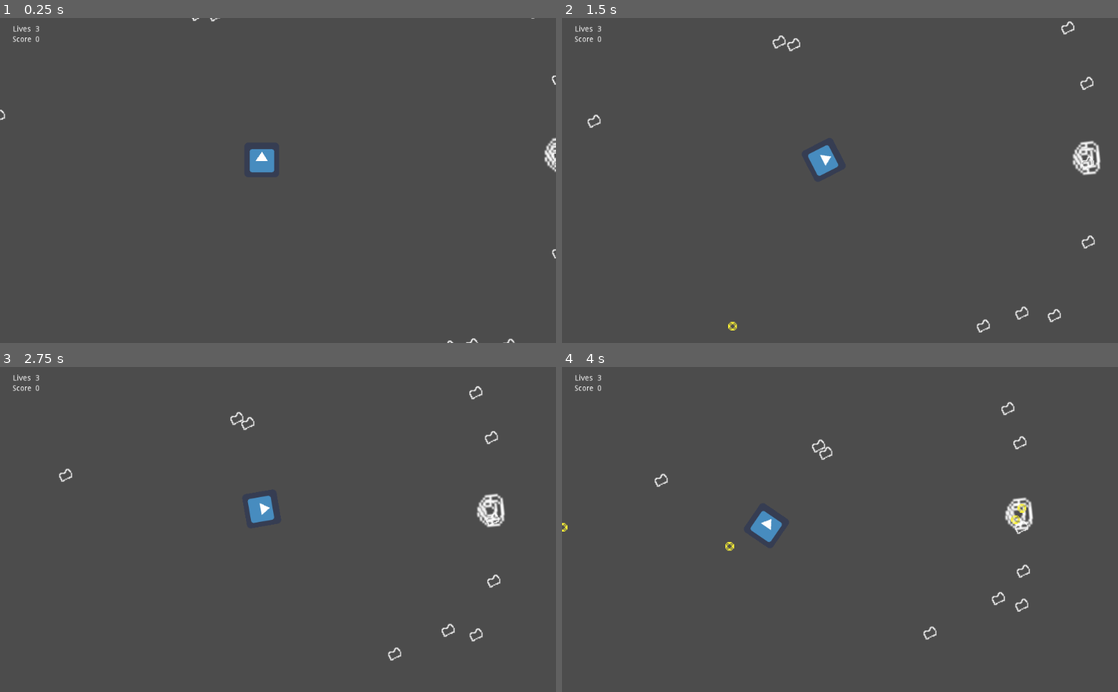
Above: before the commit, frames 1-4 (two rows, left to right).
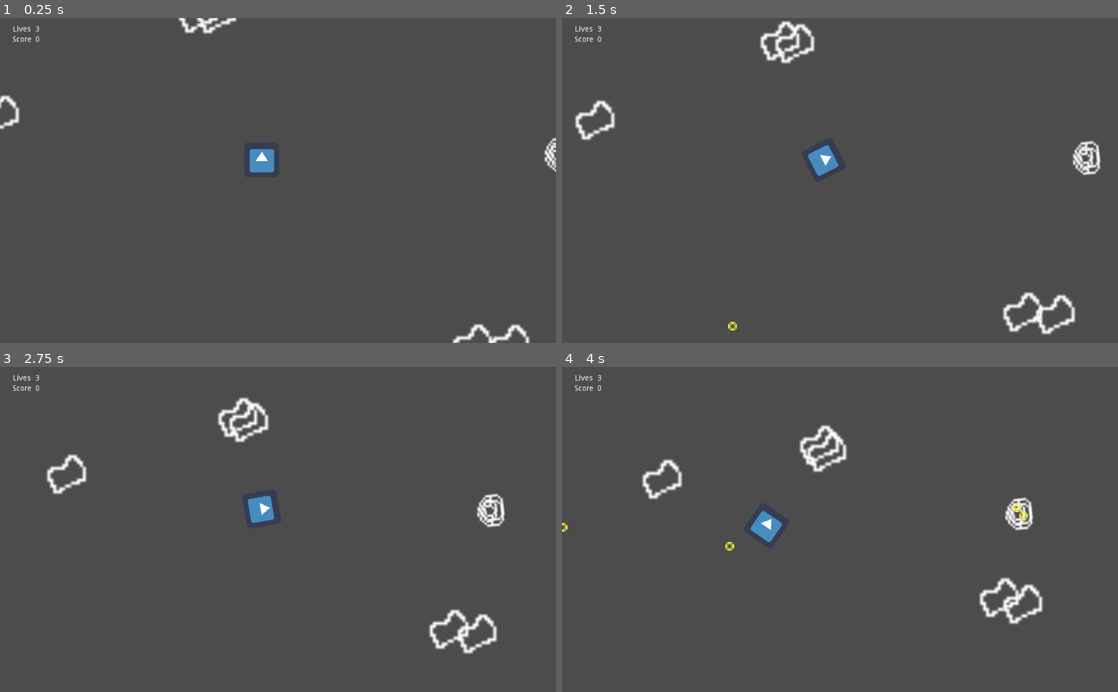
Above: after the commit, the same moments.

Repository: marianafcosta/asteroids
Game: Godot game, scene res://Root.tscn
Same seed, same stepped clock (60 frames per second), same inputs: the game is played once before the commit and once after it. The engine's default icon, where the game draws it, is replaced by a stand-in: a white triangle on a blue panel in a dark square.
Inputs:
- Up to frame 1 (0.25 s): no input
- Up to frame 2 (1.5 s): tap Enter (ui_accept) at 0.5, 0.77 s; hold Right (ui_right) 0.53-1.28 s; hold Left (ui_left) from 1.28 s (still down)
- Up to frame 3 (2.75 s): tap Enter (ui_accept) at 1.52 s; release Left (ui_left) at 2.03 s; hold Right (ui_right) from 2.03 s (still down)
- Up to frame 4 (4 s): release Right (ui_right) at 2.78 s; hold Up (ui_up) 2.78-3.53 s; tap Enter (ui_accept) at 3.02, 3.77 s; hold Left (ui_left) from 3.53 s (still down)

The runs differ from the first frame. In frame 1, 0.9% of the frame differs, in the area x 0-100%, y 0-100%; in frame 2, 2.1%; in frame 3, 2.1%; in frame 4, 2.2%, in the area x 14-87%, y 10-84%.

Commit message:
Split asteroids on hit

Diff:
--- a/Asteroid.gd
+++ b/Asteroid.gd
@@ -1,15 +1,21 @@
 extends Area2D
 
-# TODO: Signal root to add to the score
 signal on_destroyed
+
+var asteroid_scene = load("res://Asteroid.tscn")
 
 var speed = 50
 var direction
 var first_time_out_of_bounds = true
+var variation = 3 # NOTE: Size of the asteroid, when it gets to 0, it doesn't duplicate when destroyed
 
 var screen_size
 
 var rng = RandomNumberGenerator.new()
+
+func init(_variation):
+	variation = _variation
+	set_scale(Vector2(variation, variation))
 
 func get_initial_direction():
 	var center_of_screen = Vector2(rng.randf_range((screen_size.x / 2) - 200, (screen_size.x / 2) + 200), rng.randf_range((screen_size.y / 2) - 200, (screen_size.y / 2) + 200))
@@ -59,7 +65,8 @@
 func _ready():
 	rng.randomize()
 	screen_size = get_viewport_rect().size
-	position = get_spawn_point()
+	if (variation == 3):
+		position = get_spawn_point()
 	direction = get_initial_direction()
 	self.connect("on_destroyed", get_tree().root.get_child(0), "_on_Asteroid_destroyed")
 
@@ -72,4 +79,17 @@
 
 func _on_Asteroid_area_entered(area):
 	emit_signal("on_destroyed")
+	if (variation > 1):
+		# NOTE: I can emit a signal with an array of new instances to also keep track of the smaller asteroids
+		var enemy_spawner = get_tree().get_root().get_node("Root/EnemySpawner")
+		var asteroid_instance_1 = asteroid_scene.instance()
+		var asteroid_instance_2 = asteroid_scene.instance()
+		asteroid_instance_1.init(variation - 1)
+		asteroid_instance_2.init(variation - 1)
+		enemy_spawner.add_child(asteroid_instance_1)
+		enemy_spawner.add_child(asteroid_instance_2)
+		asteroid_instance_1.global_position = position
+		asteroid_instance_2.global_position = position
+		asteroid_instance_1.direction = Vector2(rng.randf_range(-1, 1), rng.randf_range(-1,1)).normalized()
+		asteroid_instance_2.direction = Vector2(rng.randf_range(-1, 1), rng.randf_range(-1,1)).normalized()
 	self.queue_free()
--- a/Asteroid.tscn
+++ b/Asteroid.tscn
@@ -7,6 +7,7 @@
 extents = Vector2( 10, 7 )
 
 [node name="Asteroid" type="Area2D"]
+scale = Vector2( 3, 3 )
 collision_layer = 2
 collision_mask = 5
 script = ExtResource( 2 )
--- a/EnemySpawner.gd
+++ b/EnemySpawner.gd
@@ -24,7 +24,7 @@
 	screen_size = get_viewport_rect().size
 
 	rng.randomize()
-	for n in range(10):
+	for n in range(5):
 		if (n < 2):
 			spawn_spaceship()
 		spawn_asteroid()
--- a/Spaceship.gd
+++ b/Spaceship.gd
@@ -15,6 +15,7 @@
 var rng = RandomNumberGenerator.new()
 
 func get_initial_direction():
+	# NOTE: Change this to be any direction pointing to any point in the screen (to make it easier)
 	var center_of_screen = Vector2(rng.randf_range((screen_size.x / 2) - 20, (screen_size.x / 2) + 20), rng.randf_range((screen_size.y / 2) - 20, (screen_size.y / 2) + 20))
 	return (center_of_screen - position).normalized()
 
--- a/Spaceship.tscn
+++ b/Spaceship.tscn
@@ -24,7 +24,7 @@
 texture = ExtResource( 1 )
 
 [node name="Timer" type="Timer" parent="."]
-wait_time = 2.0
+wait_time = 4.0
 
 [connection signal="area_entered" from="." to="." method="_on_Spaceship_area_entered"]
 [connection signal="timeout" from="Timer" to="." method="_on_Timer_timeout"]
